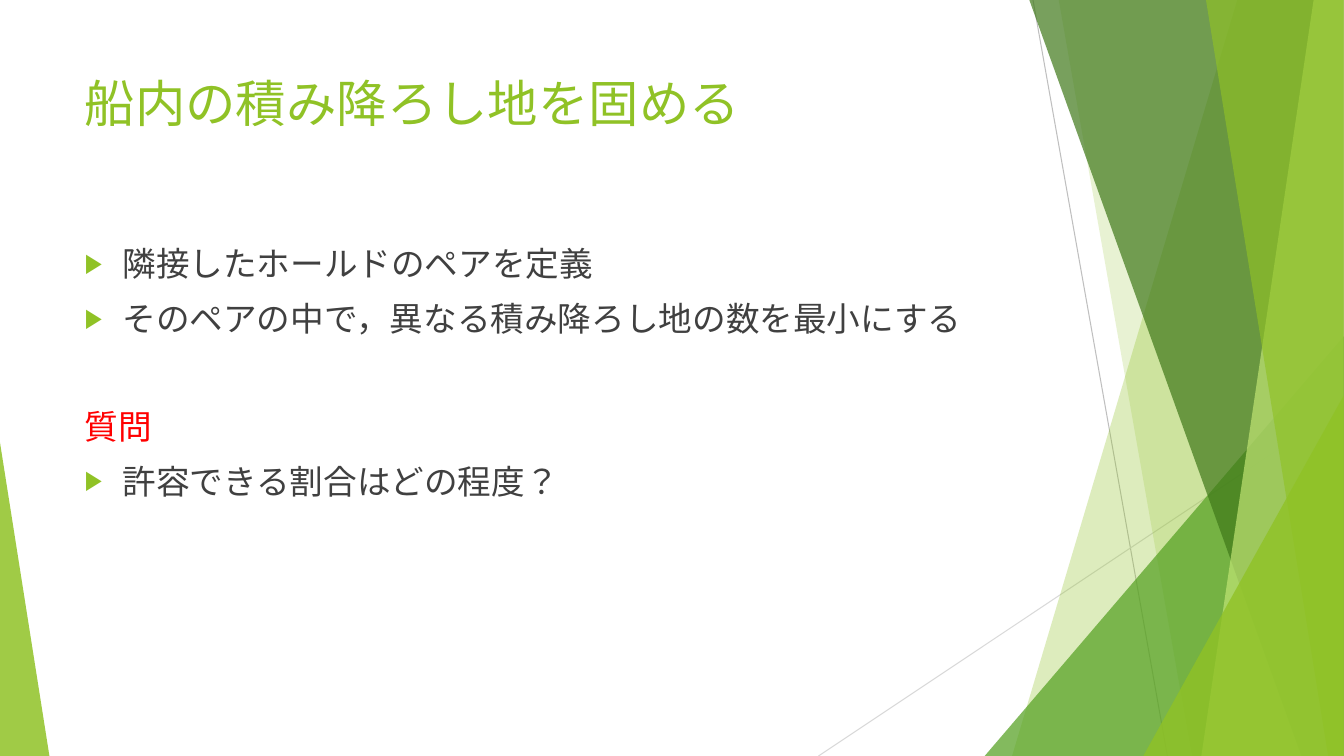
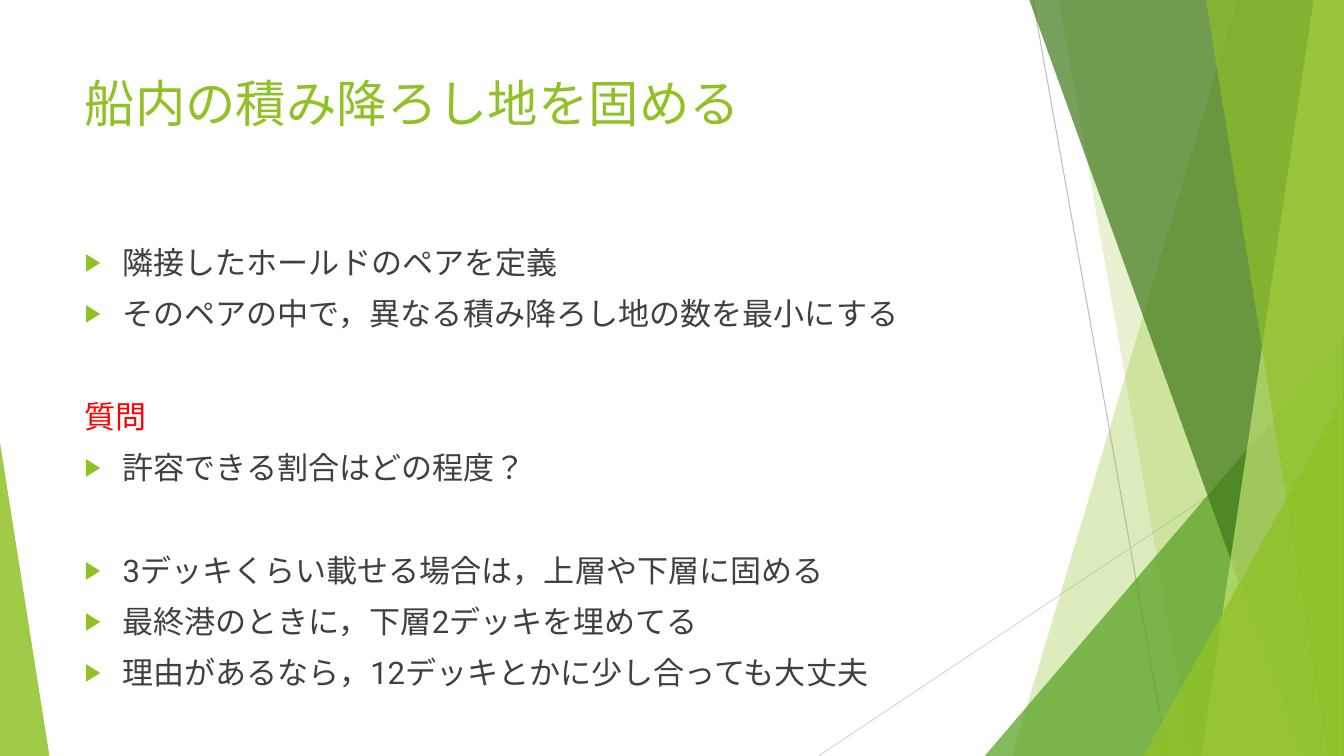
Before and after one commit to r-kurosu/kline_new, a slide deck: slide 10 of 評価項目ヒアリング.pptx. Drawn at 1344x756 pixels with LibreOffice and Linux fonts; fonts in the diff are those of the drawing. Boxes give left, top, right and bottom in pixels: in the first picture for what was removed or moved away, otherwise in the second. Text is boxed around its words. In the diff, an @@ line names an element or a change of style, - is before the commit and + after.

Commit message:
ヒアリングのコメントを追加した

```diff
--- a/評価項目ヒアリング.pptx
+++ b/評価項目ヒアリング.pptx
@@ text at (85,248,899,482): size 24 to 22.2 pt in "隣接したホールドのペアを定義", "そのペアの中で，異なる積み降ろし地の数を最小にする", "質問", "許容できる割合はどの程度？" @@
@@ text at (123,555,824,636): paragraphs added @@
+▶ 3デッキくらい載せる場合は，上層や下層に固める
+▶ 最終港のときに，下層2デッキを埋めてる
+▶ 理由があるなら，12デッキとかに少し合っても大丈夫
```
Also in this commit, not shown: 5 other slides changed.
